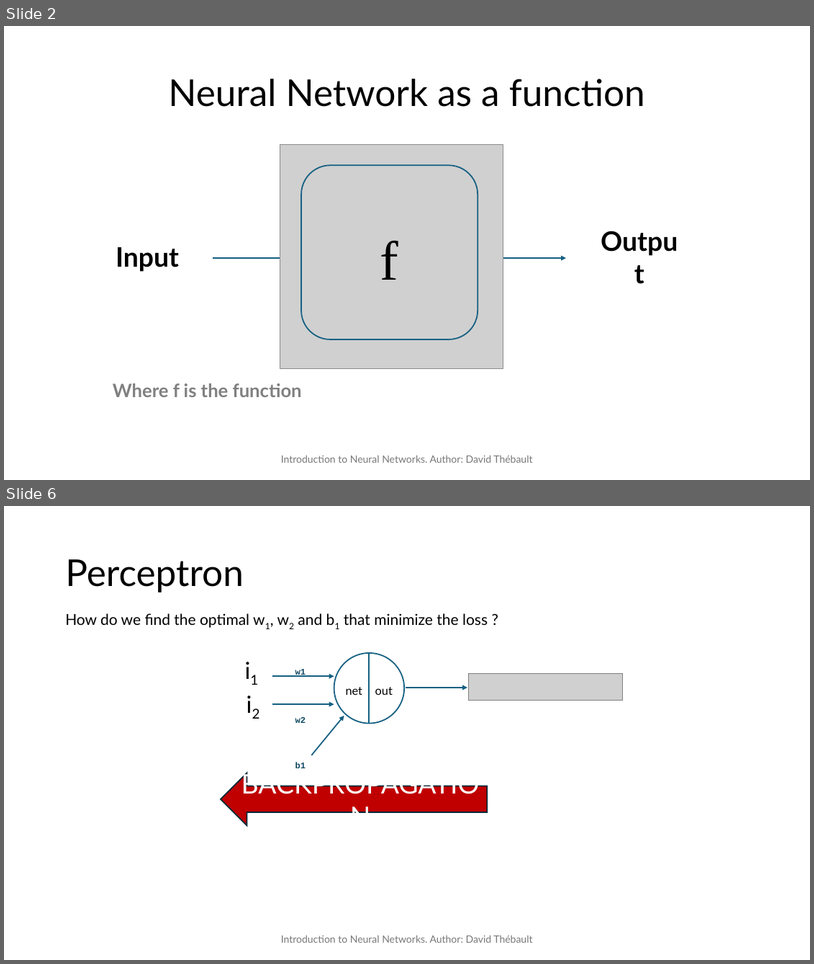
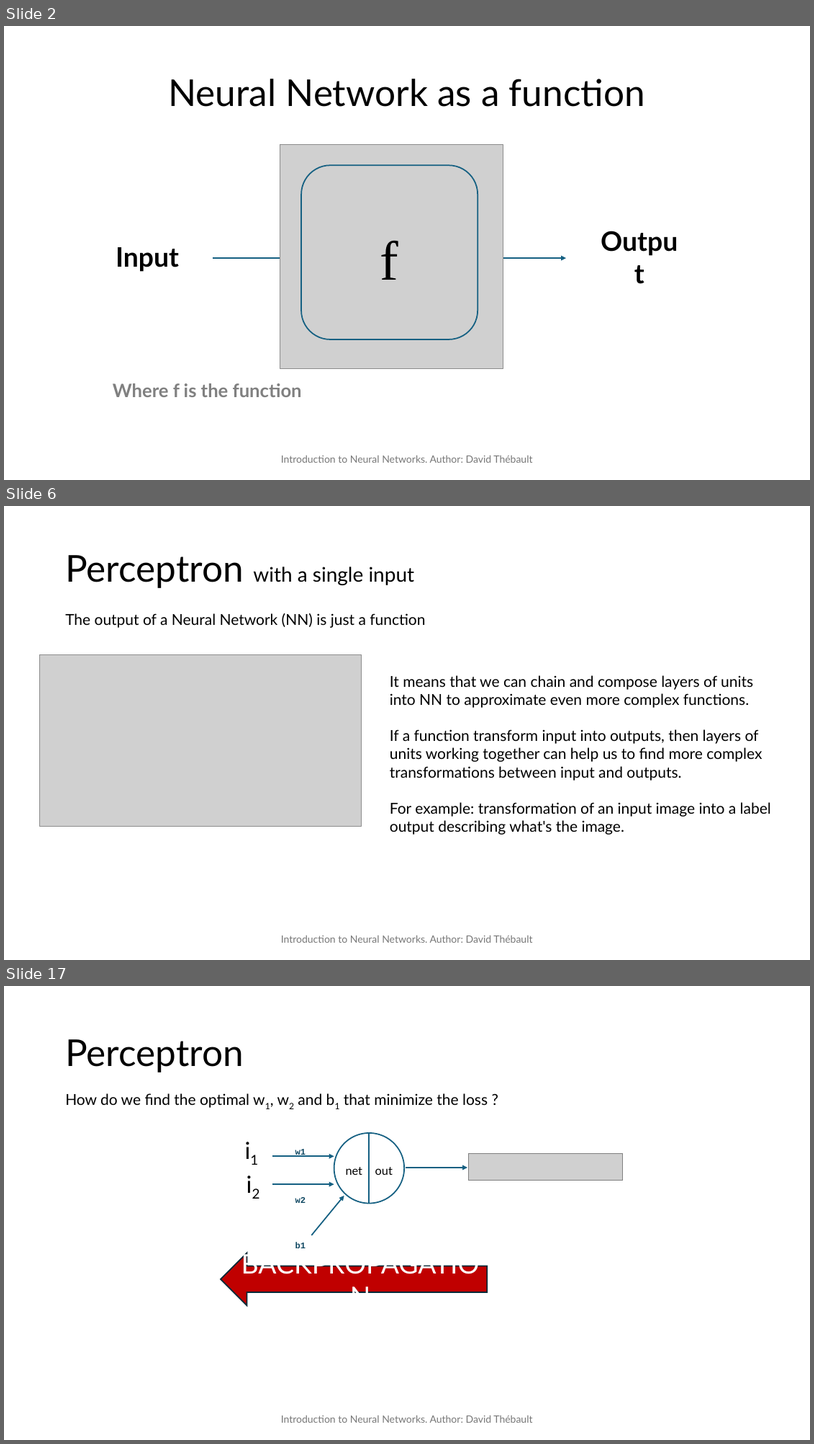
Before and after one commit to David-Tbo/NN, a slide deck: PPT/Intro_NN.pptx. Shown one above the other, each under a label of ours: slides 2 and 6 before the commit, slides 2, 6 and 17 after it; the slides between them are not shown. The pictures are 814x964 and 814x1444 pixels, drawn with LibreOffice and Linux fonts; fonts in the diff are those of the drawing; grey boxes stand for pictures. Boxes give left, top, right and bottom in pixels: in the first picture for what was removed or moved away, otherwise in the second. Text is boxed around its words. In the diff, an @@ line names an element or a change of style, - is before the commit and + after.

```diff
--- a/PPT/Intro_NN.pptx
+++ b/PPT/Intro_NN.pptx
@@ slide 6 added at (4, 506, 810, 960), background #FFFFFF @@
@@ title added at (65, 555, 415, 588), 24 pt, text #000000 @@
+Perceptron with a single input
@@ text added at (65, 613, 425, 628), 18 pt, text #000000 @@
+The output of a Neural Network (NN) is just a function
@@ picture added at (40, 655, 362, 826) @@
@@ text added at (390, 675, 772, 834), 18 pt, text #000000 @@
+It means that we can chain and compose layers of units into NN to approximate even more complex functions.
+If a function transform input into outputs, then layers of units working together can help us to find more complex transformations between input and outputs.
+For example: transformation of an input image into a label output describing what's the image.
@@ text added at (281, 934, 532, 942), 12 pt, text #797979 @@
+Introduction to Neural Networks. Author: David Thébault
@@ what was slide 6 is now slide 17 @@
```
Also in this commit, not shown: 5 slides changed, 17 other slides added.
